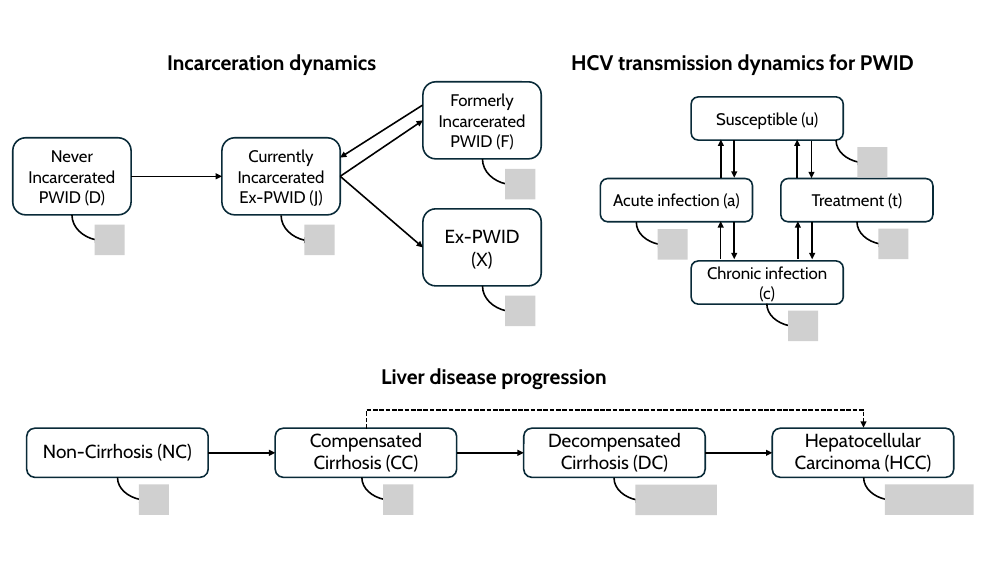
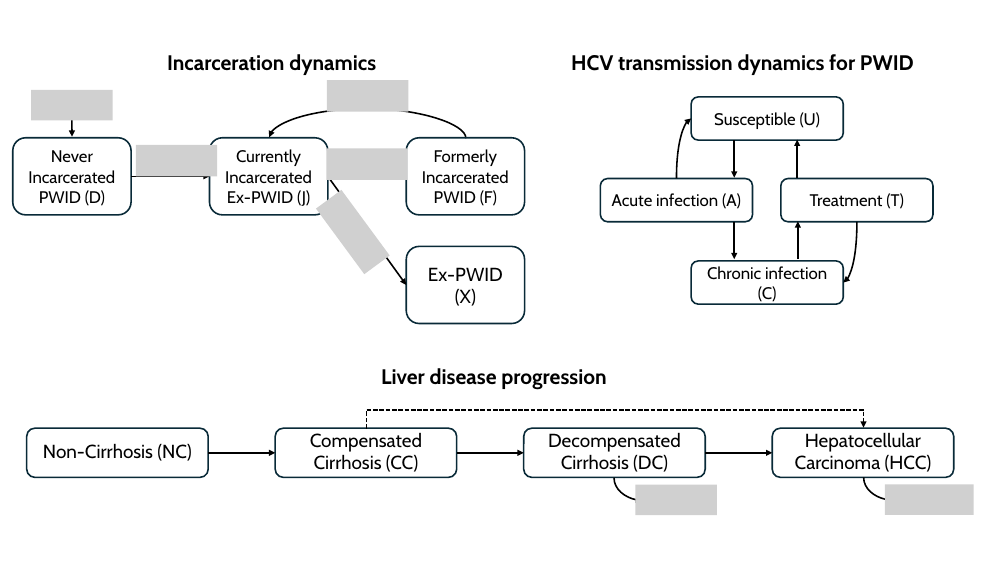
Before and after one commit to Mister-He/HepC-Transimission-Modelling, a slide deck: slide 1 of Model schematic.pptx. Drawn at 1008x567 pixels with LibreOffice and Linux fonts; fonts in the diff are those of the drawing; grey boxes stand for pictures. Boxes give left, top, right and bottom in pixels: in the first picture for what was removed or moved away, otherwise in the second. Text is boxed around its words. In the diff, an @@ line names an element or a change of style, - is before the commit and + after.

```diff
--- a/Model schematic.pptx
+++ b/Model schematic.pptx
@@ curved arrow added from (677, 178) to (691, 119), #000000 1.5 pt @@
@@ text in rounded rectangle at (714,112,820,129): text changed @@
-Susceptible (u)
+Susceptible (U)
@@ rounded rectangle "Currently Incarcerated Ex-PWID (J)": place and size @@
-rounded rectangle "Currently Incarcerated Ex-PWID (J)" at (222,138,340,215)
+rounded rectangle "Currently Incarcerated Ex-PWID (J)" at (209,138,327,215)
@@ rounded rectangle "Formerly Incarcerated PWID (F)": place and size @@
-rounded rectangle "Formerly Incarcerated PWID (F)" at (423,82,541,159)
+rounded rectangle "Formerly Incarcerated PWID (F)" at (406,138,524,215)
@@ group removed at (72,105,909,515): 10 pictures, 9 curved arrows, 6 arrows @@
@@ arrow moved from (131, 176) - (222, 176) to (131, 176) - (209, 176) @@
@@ arrow moved from (340, 176) - (423, 247) to (328, 176) - (406, 285) @@
@@ group added at (31,80,466,274): 5 pictures, 1 curved arrow, 1 arrow @@
@@ text in rounded rectangle at (612,193,741,209): text changed @@
-Acute infection (a)
+Acute infection (A)
@@ text in rounded rectangle at (810,193,904,209): text changed @@
-Treatment (t)
+Treatment (T)
@@ curved arrow moved from (858, 222) - (885, 244) to (857, 222) - (843, 283) @@
@@ rounded rectangle "Ex-PWID (X)": place and size @@
-rounded rectangle "Ex-PWID (X)" at (423,209,541,286)
+rounded rectangle "Ex-PWID (X)" at (406,247,524,324)
@@ text in rounded rectangle at (707,266,827,302): text changed @@
-Chronic infection (c)
+Chronic infection (C)
```
Also in this commit, not shown: 3 other slides changed, 1 slide added, 29 other files.
